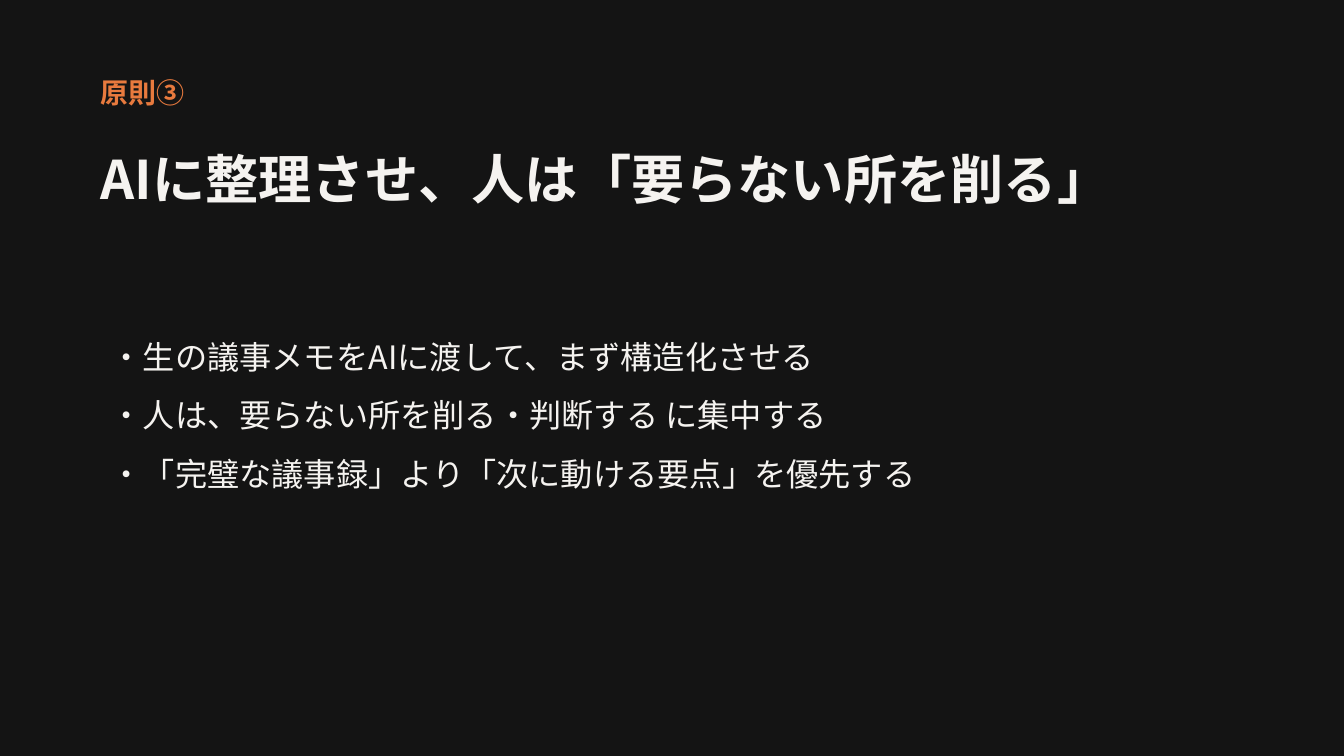
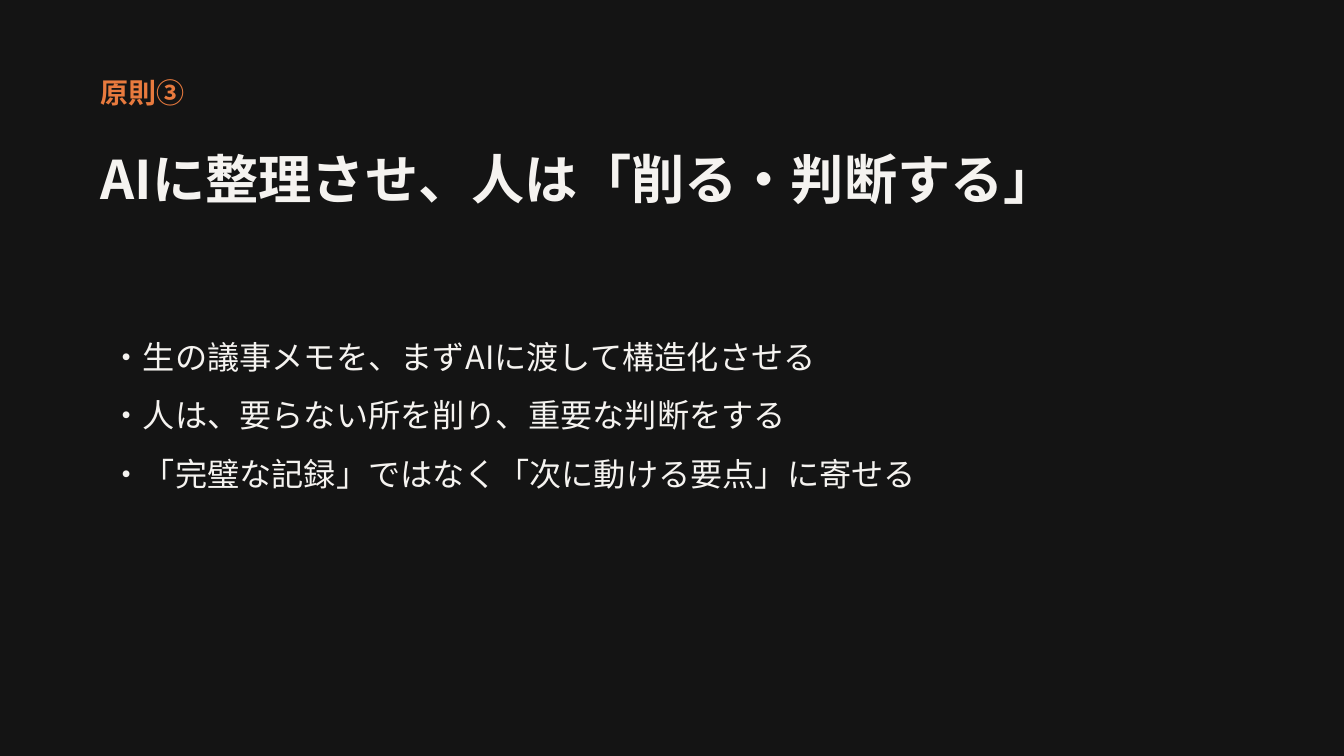
Before and after one commit to pi-poninc/e-learinging, a slide deck: slide 10 of content/02-workshop/slides.pptx (slide 5 before the commit). Drawn at 1344x756 pixels with LibreOffice and Linux fonts; fonts in the diff are those of the drawing. Boxes give left, top, right and bottom in pixels: in the first picture for what was removed or moved away, otherwise in the second. Text is boxed around its words. In the diff, an @@ line names an element or a change of style, - is before the commit and + after.

```diff
--- a/content/02-workshop/slides.pptx
+++ b/content/02-workshop/slides.pptx
@@ text at <box>101,153,1057,204</box>: text changed @@
-AIに整理させ、人は「要らない所を削る」
+AIに整理させ、人は「削る・判断する」
@@ text at <box>111,342,916,489</box>: text changed @@
-・生の議事メモをAIに渡して、まず構造化させる
-・人は、要らない所を削る・判断する に集中する
-・「完璧な議事録」より「次に動ける要点」を優先する
+・生の議事メモを、まずAIに渡して構造化させる
+・人は、要らない所を削り、重要な判断をする
+・「完璧な記録」ではなく「次に動ける要点」に寄せる
```
Also in this commit, not shown: 4 other slides changed, 6 slides added, 2 other files.
